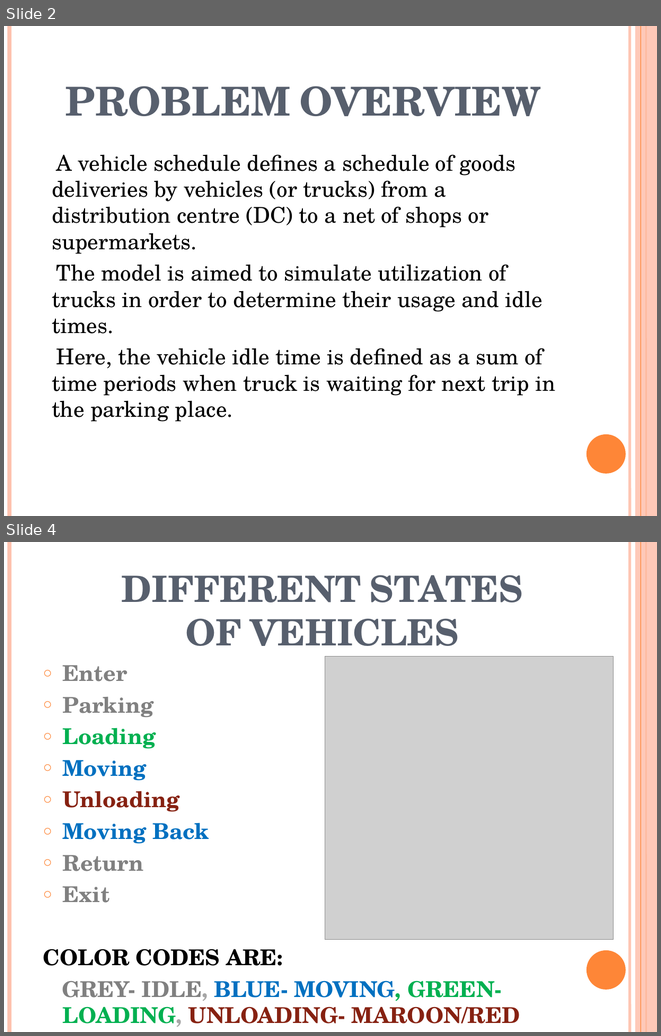
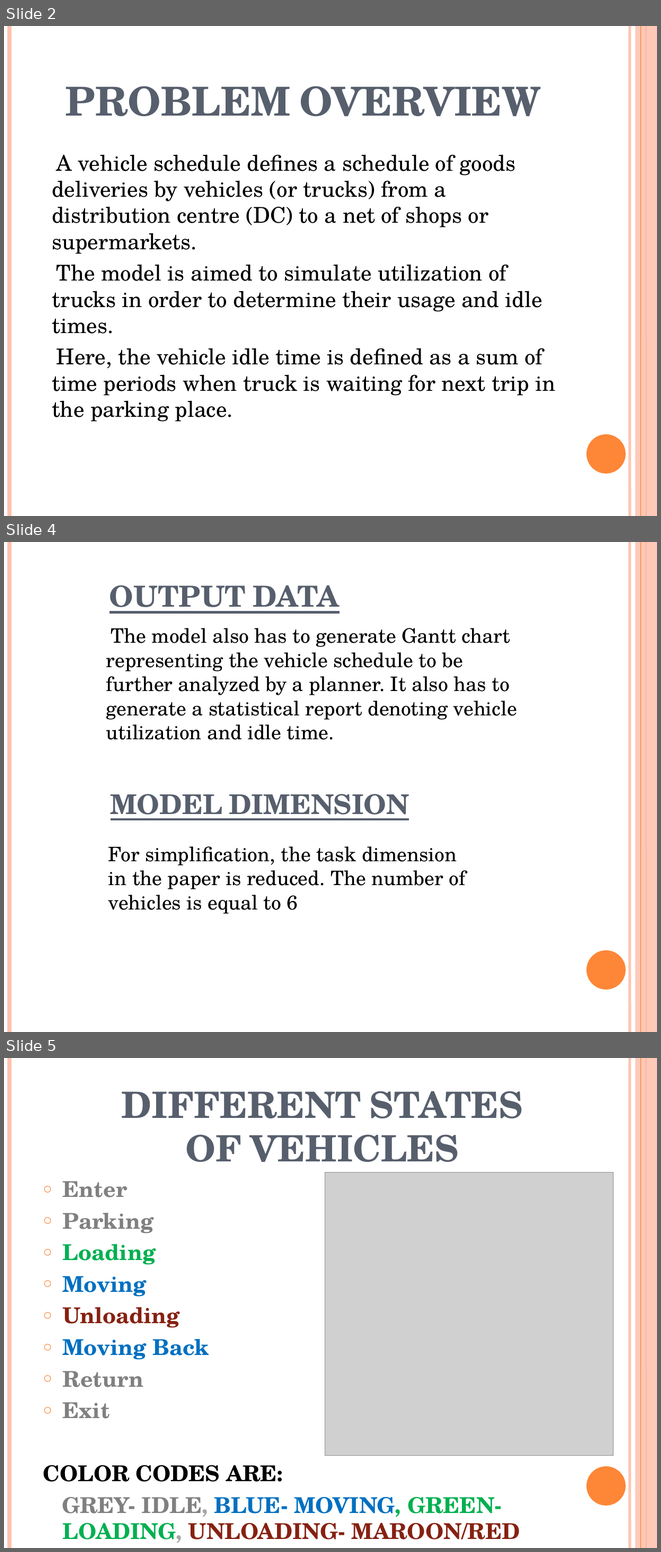
Before and after one commit to MuskanGupta1503/Modelling-and-Simulation, a slide deck: Presentation/2K19-SE-077-MnS.pptx. Shown one above the other, each under a label of ours: slides 2 and 4 before the commit, slides 2, 4 and 5 after it; the slides between them are not shown. The pictures are 661x1036 and 661x1552 pixels, drawn with LibreOffice and Linux fonts; fonts in the diff are those of the drawing; grey boxes stand for pictures. Boxes give left, top, right and bottom in pixels: in the first picture for what was removed or moved away, otherwise in the second. Text is boxed around its words. In the diff, an @@ line names an element or a change of style, - is before the commit and + after.

```diff
--- a/Presentation/2K19-SE-077-MnS.pptx
+++ b/Presentation/2K19-SE-077-MnS.pptx
@@ slide 4 added at (4,542,657,1032), background #FFFFFF; not listed: 6 template elements that a slide beside it also shows @@
@@ text added at (109,585,339,614), 32 pt, text #575F6D, bold, underline, small capitals @@
+OUTPUT DATA
@@ text added at (106,628,517,740), 22 pt, text #000000 @@
+The model also has to generate Gantt chart representing the vehicle schedule to be further analyzed by a planner. It also has to generate a statistical report denoting vehicle utilization and idle time.
@@ text added at (111,794,409,820), 30 pt, text #575F6D, bold, underline, small capitals @@
+MODEL DIMENSION
@@ text added at (108,846,465,914), 22 pt, text #000000 @@
+For simplification, the task dimension in the paper is reduced. The number of vehicles is equal to 6
@@ what was slide 4 is now slide 5 @@
```
Also in this commit, not shown: 1 slide changed, 6 other slides added, 3 slides removed, 3 other files.
